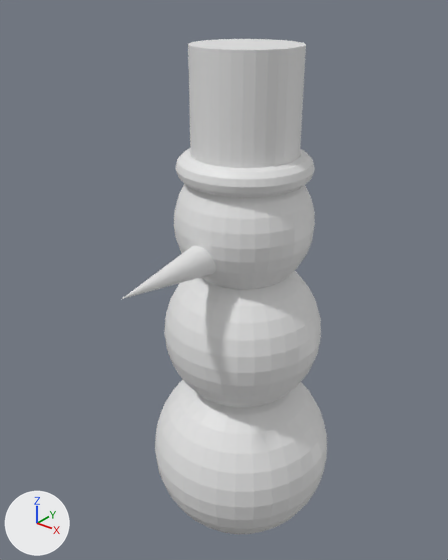
An edit to the Blender file Snowman.blend, drawn before and after from the same camera.
Rendered twice from a camera (50 mm lens) standing at (3.42, -4.59, 5.87) and looking at (-0.14, -0.14, 3.12). The axes (+X, +Y, +Z) are drawn at lower left. The lights are the same throughout. The older version comes first.
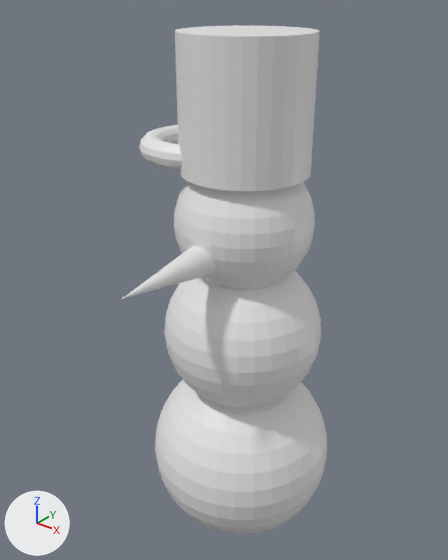
The change, as a diff of the scene's bpy script:
```diff
--- a/Snowman.blend.py
+++ b/Snowman.blend.py
@@ ob_cylinder @@
 ob_cylinder.location = (0.0, 0.0, 4.86)
-ob_cylinder.scale = (0.508, 0.508, 0.508)
+ob_cylinder.scale = (0.617, 0.617, 0.617)
@@ ob_torus @@
 ob_torus = bpy.data.objects.new('Torus', me_torus)
-ob_torus.location = (0.0, 0.0, 4.29)
-ob_torus.scale = (0.52, 0.52, 0.52)
+ob_torus.location = (-0.55, 0.0, 4.4)
+ob_torus.scale = (0.473, 0.473, 0.473)
```

Pixel boxes (x1, y1, x2, y2) of what changed, in the pictures (448 x 560 px):
'Cylinder', rescaled (23% wider, 28% taller)
    before: (188, 39, 306, 168)
    after: (175, 26, 320, 191)
'Torus', moved, rescaled
    before: (176, 148, 315, 198)
    after: (139, 125, 182, 170)
